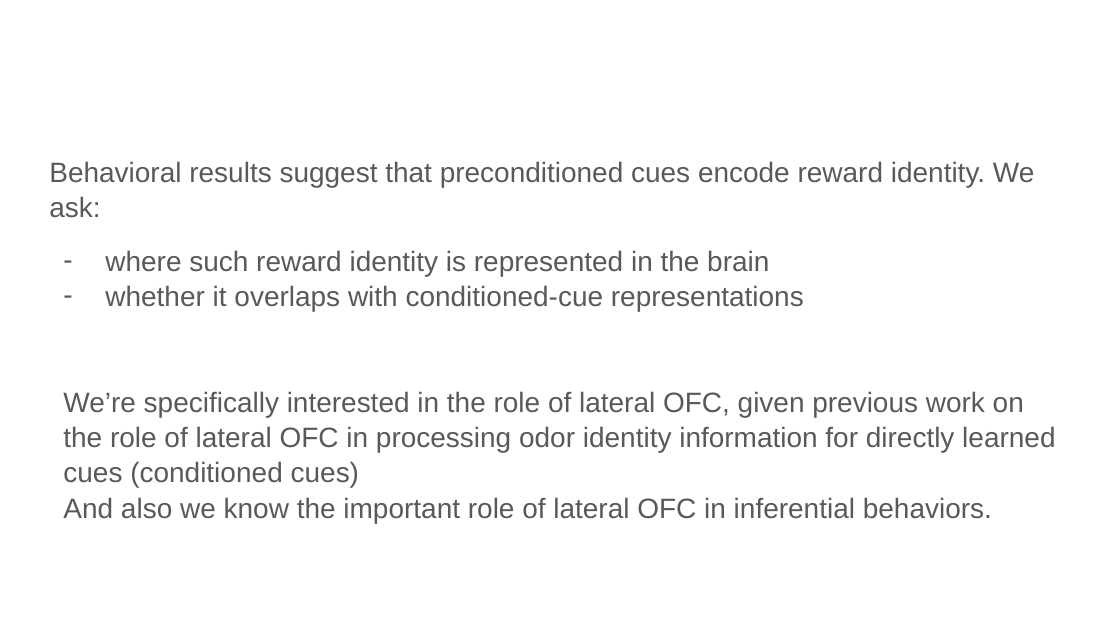
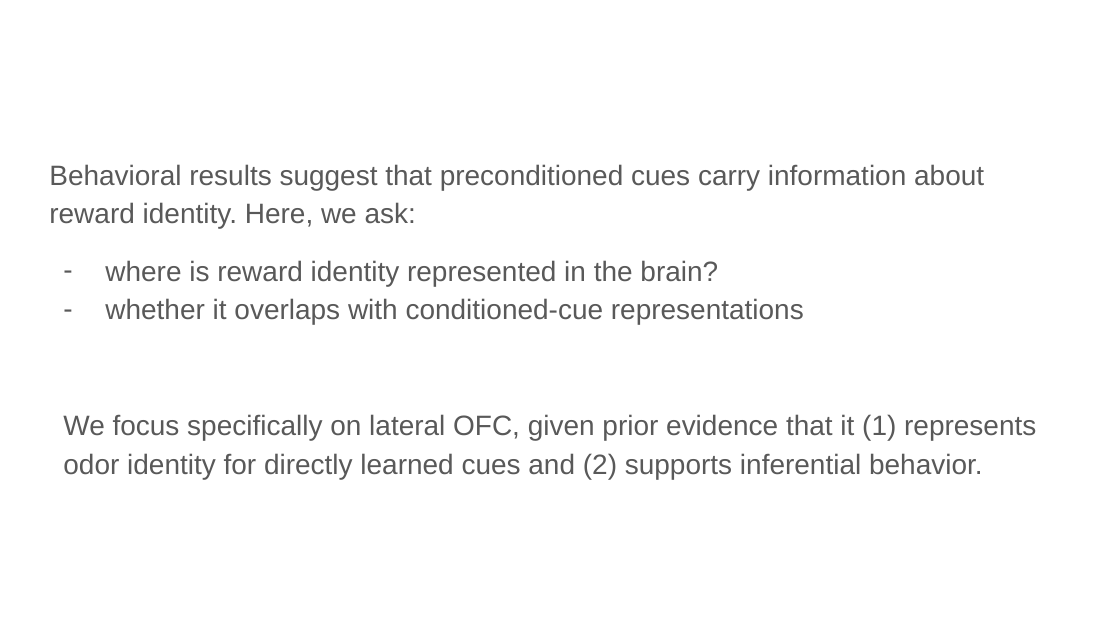
Before and after one commit to QingfangLiu/project-spcd, a slide deck: slide 2 of docs/SPCD fMRI results lab meeting.pptx. Drawn at 1120x630 pixels with LibreOffice and Linux fonts; fonts in the diff are those of the drawing. Boxes give left, top, right and bottom in pixels: in the first picture for what was removed or moved away, otherwise in the second. Text is boxed around its words. In the diff, an @@ line names an element or a change of style, - is before the commit and + after.

Commit message:
update slides

```diff
--- a/docs/SPCD fMRI results lab meeting.pptx
+++ b/docs/SPCD fMRI results lab meeting.pptx
@@ text at [49, 164, 984, 286]: text changed @@
-Behavioral results suggest that preconditioned cues encode reward identity. We ask:
-– where such reward identity is represented in the brain
+Behavioral results suggest that preconditioned cues carry information about reward identity. Here, we ask:
+– where is reward identity represented in the brain?
@@ text at [105, 298, 804, 325]: line spacing 1.05 to 1.15 @@
@@ text at [63, 414, 1036, 479]: text changed @@
-We’re specifically interested in the role of lateral OFC, given previous work on the role of lateral OFC in processing odor identity information for directly learned cues (conditioned cues)
-And also we know the important role of lateral OFC in inferential behaviors.
+We focus specifically on lateral OFC, given prior evidence that it (1) represents odor identity for directly learned cues and (2) supports inferential behavior.
```
